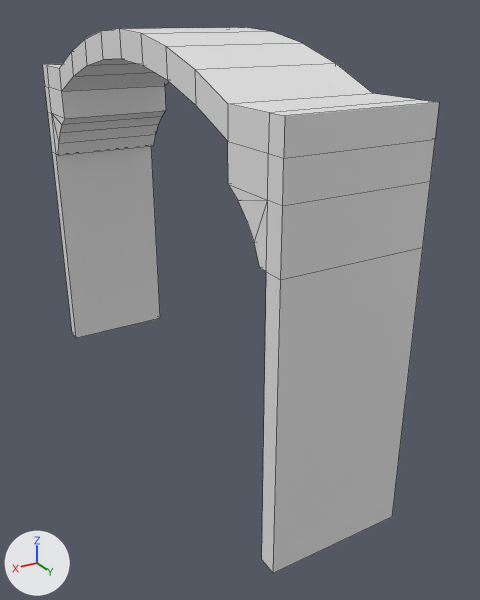
Before and after pictures for a commit that changed the FBX model Content/02-MESHES/Structures/SM_Wall1m_01.fbx.
One viewpoint serves both versions: a 50 mm camera at (2.81, 2.62, 3.23) aimed at (0.27, -1.63, 1.11). Lighting does not change. The marker at lower left points along +X, +Y and +Z. Mesh edges are drawn as thin lines. Where no turn or scale is listed for an object, it has been applied to the vertices.

In view in the first picture: 'SM_Wall1m_002'.
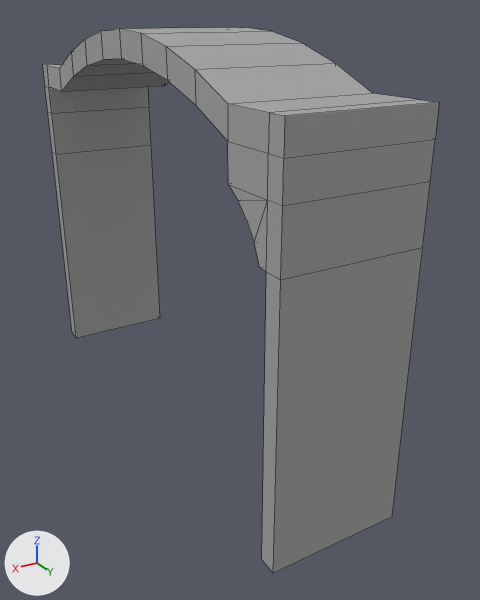
Where the change shows, as pixel boxes [x1, y1, x2, y2] in the pictures (480 x 600 px):
part 1 of me_mesh, cut back: before [49, 86, 166, 155]; after [49, 87, 151, 154]
part 2 of me_mesh, recoloured: [43, 27, 439, 573] in both

What the commit changed:
Material 'Slot1' (mat_slot1) is new.
Its base color is (0.376, 0.376, 0.376) (grey #a5a5a5).
Its roughness is 0.9.
me_mesh is used by ob_sm_wall1m_002; location (0.0, 0.0, 0.0).
me_mesh had 96 vertices, 96 faces and spanned x 0.0..1.0, y -4.0..0.0, z 0.0..3.14.
me_mesh now has 86 vertices, 85 faces and spans x 0.0..1.0, y -4.0..0.0, z 0.0..3.14.
Part 1, on me_mesh:
10 vertices are removed from x 0.0..1.0, y -3.8..-3.47, z 1.98..2.37.
14 faces are deleted.
3 new faces join them.
me_mesh part 2: 82 faces spanning x 0.0..1.0, y -4.0..0.0, z 0.0..3.14 switch from no material to mat_slot1 (grey #a5a5a5).
